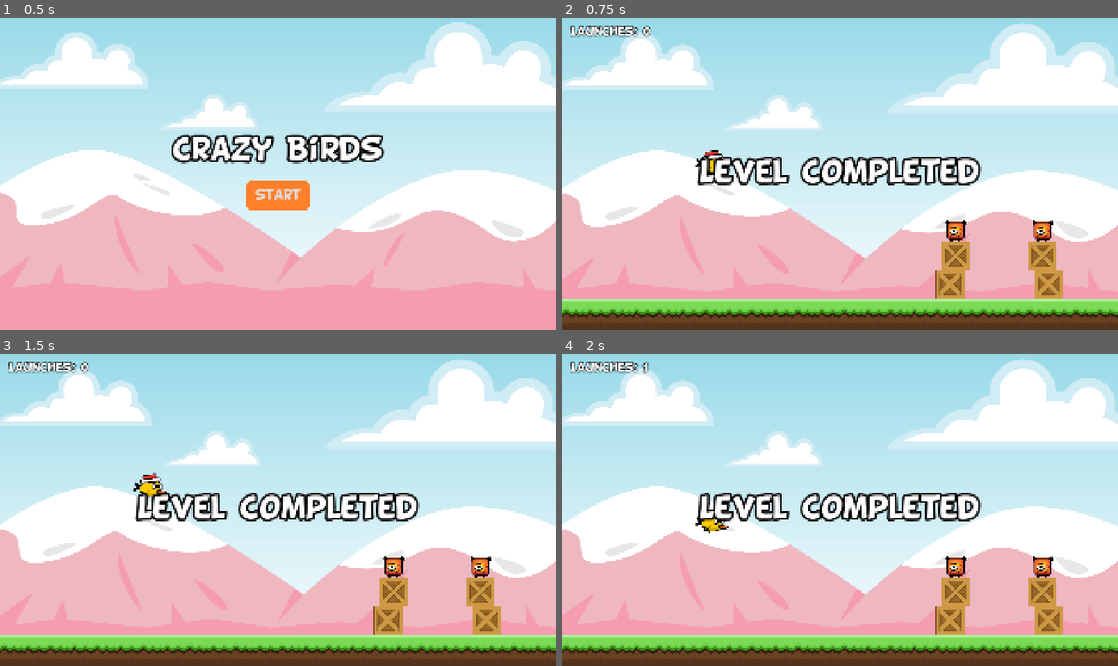
Above: before the commit, frames 1-4 (two rows, left to right).
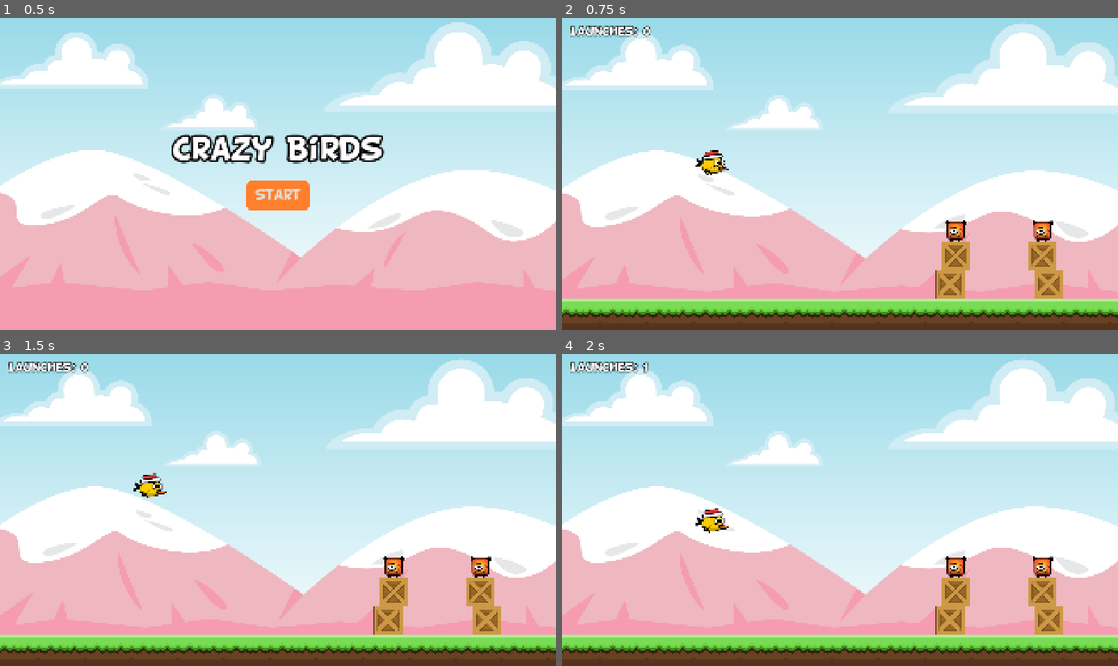
Above: after the commit, the same moments.

Repository: WMinerva/crazy_birds
Game: Godot game, scene res://scenes/ui/main/main.tscn
Same seed, same stepped clock (60 frames per second), same inputs: the game is played once before the commit and once after it.
Inputs (mouse positions are in pixels of both pictures, inside the frame that each line leads up to):
- Up to frame 1 (0.5 s): no input
- Up to frame 2 (0.75 s): click "Start" at 0.5 s
- Up to frame 3 (1.5 s): drag from (150, 500) to (333, 441) at 1.27 s
- Up to frame 4 (2 s): no input

Frame 1 is identical in both runs. In frame 2, 3.7% of the frame differs, in the area x 24-76%, y 44-54%; in frame 3, 3.6%; in frame 4, 3.7%.

Commit message:
level completed & interface ended

Diff:
--- a/autoloads/game_manager.gd
+++ b/autoloads/game_manager.gd
@@ -1,6 +1,8 @@
 extends Node
 
 const MAIN = preload("res://scenes/ui/main/main.tscn")
+
+const SCORE_SCREEN = preload("uid://dtnevjhxso1qy")
 
 const LEVELS = {
 	1: preload("res://scenes/levels/level_1.tscn"),
@@ -10,6 +12,11 @@
 var current_level = 0
 var enemies_left = 0
 var launches = 0
+var levels_launches = {}
+
+
+func add_levels_launches():
+	levels_launches[current_level] = launches
 
 
 func increment_launches():
@@ -23,7 +30,9 @@
 func decrease_enemies_left():
 	enemies_left -= 1
 	if enemies_left == 0:
-		load_next_level.call_deferred()
+		add_levels_launches()
+		#load_next_level.call_deferred()
+		SignalManager.level_completed.emit()
 
 
 func load_next_level():
@@ -32,4 +41,10 @@
 		get_tree().change_scene_to_packed(LEVELS[current_level])
 		launches = 0
 	else:
-		pass
+		get_tree().change_scene_to_packed(SCORE_SCREEN)
+
+
+func reset_game():
+	get_tree().change_scene_to_packed(MAIN)
+	current_level = 0
+	launches = 0
--- a/autoloads/signal_manager.gd
+++ b/autoloads/signal_manager.gd
@@ -1,3 +1,4 @@
 extends Node
 
 signal player_launched
+signal level_completed
--- a/scenes/levels/level.tscn
+++ b/scenes/levels/level.tscn
@@ -5,6 +5,7 @@
 [ext_resource type="Texture2D" uid="uid://b5wbilf76wysc" path="res://assets/sprites/ground.png" id="2_bovvr"]
 [ext_resource type="Script" uid="uid://dwd1oujrrcc32" path="res://scenes/levels/player_spawner.gd" id="4_xb4v1"]
 [ext_resource type="PackedScene" uid="uid://kv8xodshjf0n" path="res://scenes/player/player.tscn" id="5_urvlt"]
+[ext_resource type="Script" uid="uid://di7mthrhqnkys" path="res://scenes/levels/level_completed_timer.gd" id="7_icy5c"]
 [ext_resource type="Script" uid="uid://kbt4dbmw0ihp" path="res://scenes/levels/follow_camera.gd" id="7_mbbpy"]
 [ext_resource type="PackedScene" uid="uid://skix048bmpsn" path="res://scenes/ui/hud/hud.tscn" id="7_ouxo3"]
 
@@ -61,9 +62,15 @@
 
 [node name="Crates" type="Node2D" parent="." unique_id=578960277]
 
+[node name="LevelCompletedTimer" type="Timer" parent="." unique_id=911669329]
+wait_time = 2.0
+one_shot = true
+script = ExtResource("7_icy5c")
+
 [node name="UI_layer" type="CanvasLayer" parent="." unique_id=513993801]
 
 [node name="HUD" parent="UI_layer" unique_id=1996511806 instance=ExtResource("7_ouxo3")]
 metadata/_edit_lock_ = true
 
 [connection signal="player_spawned" from="PlayerSpawner" to="FollowCamera" method="_on_player_spawner_player_spawned"]
+[connection signal="timeout" from="LevelCompletedTimer" to="LevelCompletedTimer" method="_on_timeout"]
--- /dev/null
+++ b/scenes/levels/level_completed_timer.gd
@@ -0,0 +1,14 @@
+extends Timer
+
+
+# Called when the node enters the scene tree for the first time.
+func _ready() -> void:
+	SignalManager.level_completed.connect(_on_level_completed)
+
+
+func _on_level_completed():
+	start()
+
+
+func _on_timeout() -> void:
+	GameManager.load_next_level()
--- a/scenes/levels/player_spawner.gd
+++ b/scenes/levels/player_spawner.gd
@@ -4,15 +4,23 @@
 # const PLAYER = preload("res://scenes/player/player.tscn")
 @export var player_scene: PackedScene
 
+var can_spawn = true
+
 
 # Called when the node enters the scene tree for the first time.
 func _ready() -> void:
 	create_player()
+	SignalManager.level_completed.connect(_on_level_completed)
+
+
+func _on_level_completed():
+	can_spawn = false
 
 
 func create_player():
-	var player_instance = player_scene.instantiate()
-	add_sibling.call_deferred(player_instance)
-	player_instance.position = position
-	player_instance.tree_exited.connect(create_player)
-	player_spawned.emit(player_instance)
+	if can_spawn:
+		var player_instance = player_scene.instantiate()
+		add_sibling.call_deferred(player_instance)
+		player_instance.position = position
+		player_instance.tree_exited.connect(create_player)
+		player_spawned.emit(player_instance)
--- a/scenes/ui/hud/hud.gd
+++ b/scenes/ui/hud/hud.gd
@@ -1,13 +1,20 @@
 extends Control
 
-@onready var launcheslabel: Label = $MarginContainer/Launcheslabel
+@onready var launches_label: Label = $MarginContainer/LaunchesLabel
+@onready var level_completed_label: Label = $MarginContainer/LevelCompletedLabel
 
 
 # Called when the node enters the scene tree for the first time.
 func _ready() -> void:
 	SignalManager.player_launched.connect(_on_player_launched)
+	SignalManager.level_completed.connect(_on_level_completed)
 
 
 func _on_player_launched():
 	#launcheslabel.text = "Launches: %d" % GameManager.launches
-	launcheslabel.text = "Launches: " + str(GameManager.launches)
+	launches_label.text = "Launches: " + str(GameManager.launches)
+
+
+func _on_level_completed():
+	level_completed_label.visible = true
+#	GameManager.load_next_level.call_deferred()
--- a/scenes/ui/hud/hud.tscn
+++ b/scenes/ui/hud/hud.tscn
@@ -24,13 +24,14 @@
 theme_override_constants/margin_right = 30
 theme_override_constants/margin_bottom = 30
 
-[node name="Launcheslabel" type="Label" parent="MarginContainer" unique_id=1862139017]
+[node name="LaunchesLabel" type="Label" parent="MarginContainer" unique_id=1862139017]
 layout_mode = 2
 size_flags_horizontal = 0
 size_flags_vertical = 0
 text = "Launches: 0"
 
 [node name="LevelCompletedLabel" type="Label" parent="MarginContainer" unique_id=1436693047]
+visible = false
 layout_mode = 2
 size_flags_horizontal = 4
 theme_type_variation = &"HeaderLarge"
--- /dev/null
+++ b/scenes/ui/score_screen/score_screen.gd
@@ -0,0 +1,21 @@
+extends Control
+
+@onready var v_box_container: VBoxContainer = $PanelContainer/MarginContainer/VBoxContainer
+
+
+# Called when the node enters the scene tree for the first time.
+func _ready() -> void:
+	for level in GameManager.levels_launches:
+		var label = Label.new()
+		label.text = "Level " + str(level) + " : " + str(GameManager.levels_launches[level])
+		label.horizontal_alignment = HORIZONTAL_ALIGNMENT_CENTER
+		v_box_container.add_child(label)
+
+	var button = Button.new()
+	button.text = "GO BACK"
+	v_box_container.add_child(button)
+	button.pressed.connect(_on_button_pressed)
+
+
+func _on_button_pressed():
+	GameManager.reset_game()
--- /dev/null
+++ b/scenes/ui/score_screen/score_screen.tscn
@@ -0,0 +1,53 @@
+[gd_scene format=3 uid="uid://dtnevjhxso1qy"]
+
+[ext_resource type="Script" uid="uid://bwfc63xw7pbnt" path="res://scenes/ui/score_screen/score_screen.gd" id="1_4cj3c"]
+[ext_resource type="Texture2D" uid="uid://01cmqgg0nium" path="res://assets/sprites/bg.png" id="1_4kmwa"]
+
+[node name="ScoreScreen" type="Control" unique_id=329755931]
+layout_mode = 3
+anchors_preset = 15
+anchor_right = 1.0
+anchor_bottom = 1.0
+grow_horizontal = 2
+grow_vertical = 2
+script = ExtResource("1_4cj3c")
+
+[node name="Background" type="TextureRect" parent="." unique_id=945473177]
+layout_mode = 1
+anchors_preset = 15
+anchor_right = 1.0
+anchor_bottom = 1.0
+grow_horizontal = 2
+grow_vertical = 2
+texture = ExtResource("1_4kmwa")
+
+[node name="PanelContainer" type="PanelContainer" parent="." unique_id=1626516995]
+layout_mode = 1
+anchors_preset = 8
+anchor_left = 0.5
+anchor_top = 0.5
+anchor_right = 0.5
+anchor_bottom = 0.5
+offset_left = -20.0
+offset_top = -20.0
+offset_right = 20.0
+offset_bottom = 20.0
+grow_horizontal = 2
+grow_vertical = 2
+
+[node name="MarginContainer" type="MarginContainer" parent="PanelContainer" unique_id=1146247763]
+layout_mode = 2
+theme_override_constants/margin_left = 40
+theme_override_constants/margin_top = 40
+theme_override_constants/margin_right = 40
+theme_override_constants/margin_bottom = 40
+
+[node name="VBoxContainer" type="VBoxContainer" parent="PanelContainer/MarginContainer" unique_id=995834030]
+layout_mode = 2
+theme_override_constants/separation = 50
+
+[node name="Label" type="Label" parent="PanelContainer/MarginContainer/VBoxContainer" unique_id=356286648]
+layout_mode = 2
+theme_type_variation = &"HeaderLarge"
+text = "launches"
+horizontal_alignment = 1
Not shown, added: scenes/levels/level_completed_timer.gd.uid
Not shown, added: scenes/ui/score_screen/score_screen.gd.uid
